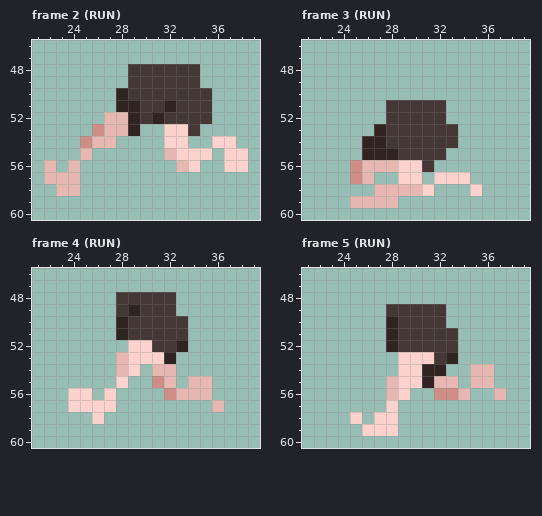
Pixel-art file, stored at img/legs.aseprite. The picture above was drawn from the file before the commit.
64x64 pixels, 13 frames. Colours within 5 levels of each other are drawn and written as one. Shown: frame 2 (RUN): x 21..39, y 46..60; frame 3 (RUN): x 21..39, y 46..60; frame 4 (RUN): x 21..39, y 46..60; frame 5 (RUN): x 21..39, y 46..60. The commit also changed other frames, which this record leaves out.
After:
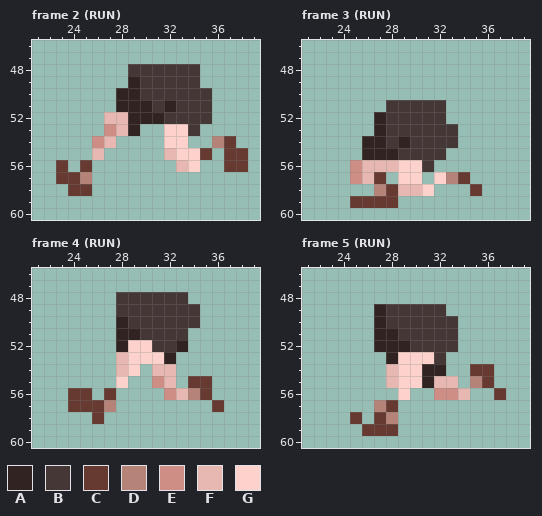
Palette (. is transparent): A #312321  B #453735  C #663931  D #b68379  E #ce8d85  F #e7b8b1  G #fed2cc
Difference:
Frame 2 (RUN), layer "Layer 1":
The author changed colour B to colour A in rows 49 to 50 at x 29; in rows 51 to 52 at x 30.
Colour C now appears in row 56 at x 23 and 25; in row 58 at x 25.
The author changed colour F to colour C in row 57 at x 23 to 24; in row 58 at x 24.
The author changed colour G to colour C in row 54 at x 37; in row 55 at x 35 and 37 to 38; in row 56 at x 37 to 38.
Colour D now appears in row 57 at x 25.
The author changed colour G to colour D in row 54 at x 36.
The author changed colour F to colour E in row 53 at x 27; in row 54 at x 26.
Colour F now appears in row 55 at x 26.
The author cleared colour E in row 53 at x 26; in row 54 at x 25.
The author cleared colour F in row 55 at x 25; in row 56 at x 22 and 24; in row 57 at x 22; in row 58 at x 23.
Frame 3 (RUN), layer "Layer 1":
Colour A now appears in row 52 at x 27.
The author changed colour B to colour A in row 54 at x 29.
Colour C now appears in row 57 at x 27.
The author changed colour F to colour C in row 58 at x 28; in row 59 at x 25 to 28.
The author changed colour G to colour C in row 57 at x 34; in row 58 at x 35.
The author changed colour F to colour D in row 58 at x 27.
The author changed colour G to colour D in row 57 at x 33.
Frame 4 (RUN), layer "Layer 1":
Colour A now appears in row 52 at x 28.
The author changed colour B to colour A in row 51 at x 29.
Colour B now appears in row 48 at x 33; in row 49 at x 33 to 34; in row 50 at x 34.
The author changed colour A to colour B in row 49 at x 29.
The author changed colour F to colour C in row 55 at x 34 to 35; in row 56 at x 35; in row 57 at x 36.
The author changed colour G to colour C in row 56 at x 24 to 25 and 27; in row 57 at x 24 to 26; in row 58 at x 26.
The author changed colour F to colour D in row 56 at x 34.
The author changed colour G to colour D in row 57 at x 27.
Frame 5 (RUN), layer "Layer 1":
Colour A now appears in rows 49 to 52 at x 27; in row 53 at x 28.
The author changed colour B to colour A in row 52 at x 29.
Colour B now appears in row 50 at x 33.
The author changed colour A to colour B in row 50 at x 28.
The author changed colour F to colour C in row 54 at x 35 to 36; in row 55 at x 36; in row 56 at x 37.
The author changed colour G to colour C in row 57 at x 28; in row 58 at x 25 and 27; in row 59 at x 26 to 28.
Colour D now appears in row 57 at x 27.
The author changed colour F to colour D in row 55 at x 35.
The author changed colour G to colour D in row 58 at x 28.
Colour F now appears in row 54 at x 28.
The author cleared colour A in row 53 at x 33.
The author cleared colour F in row 56 at x 28.
Boxes around the changes in both pictures, in picture pixels (x1, y1, x2, y2):
changed: (44, 76, 248, 196)
changed: (350, 112, 410, 208)
changed: (446, 172, 482, 196)
added: (176, 292, 200, 328)
changed: (68, 304, 140, 424)
changed: (188, 376, 224, 412)
changed: (350, 304, 410, 436)
changed: (446, 316, 506, 400)
